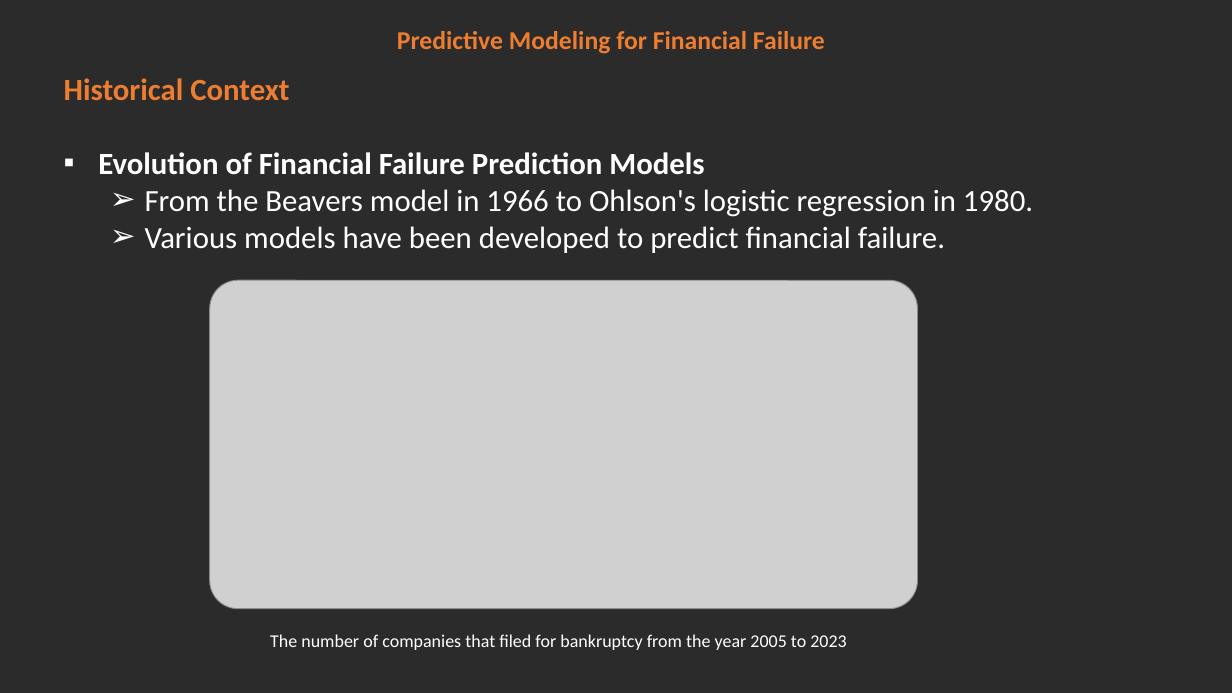
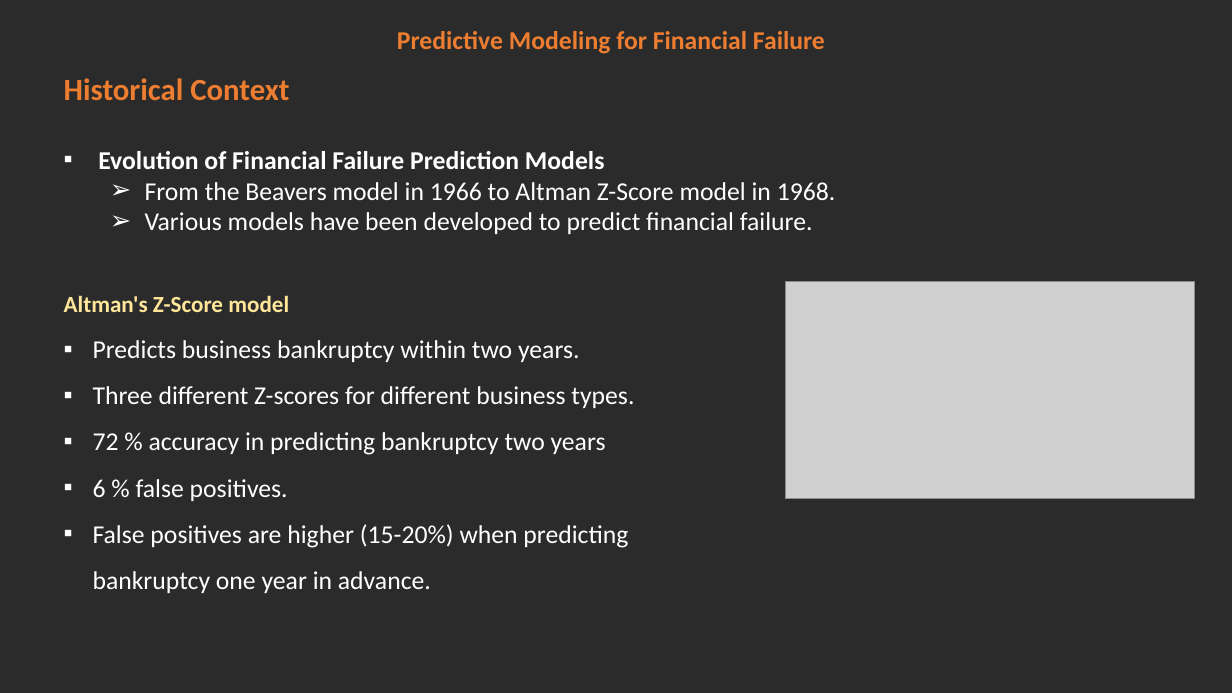
Before and after one commit to jash1112/Forecasting-bankrupt-companies-Project, a slide deck: slide 3 of Presentation.pptx. Drawn at 1232x693 pixels with LibreOffice and Linux fonts; fonts in the diff are those of the drawing; grey boxes stand for pictures; background and template pictures are left out; a plain dark background stands for a picture behind light text. Boxes give left, top, right and bottom in pixels: in the first picture for what was removed or moved away, otherwise in the second. Text is boxed around its words. In the diff, an @@ line names an element or a change of style, - is before the commit and + after.

```diff
--- a/Presentation.pptx
+++ b/Presentation.pptx
@@ text at box(98, 151, 813, 234): size 24 to 20 pt in "Evolution of Financial Failure Prediction Models", "Various models have been developed to predict ..." @@
@@ text at box(145, 182, 836, 200): text changed; size 24 to 20 pt @@
-  ➢ From the Beavers model in 1966 to Ohlson's logistic regression in 1980.
+  ➢ From the Beavers model in 1966 to Altman Z-Score model in 1968.
@@ text added at box(64, 295, 634, 593), 20 pt, text #FFFFFF @@
+Altman's Z-Score model
+▪ Predicts business bankruptcy within two years.
+▪ Three different Z-scores for different business types.
+▪ 72 % accuracy in predicting bankruptcy two years
+▪ 6 % false positives.
+▪ False positives are higher (15-20%) when predicting bankruptcy one year in advance.
@@ picture removed at box(210, 280, 918, 608) @@
@@ picture added at box(786, 282, 1195, 499) @@
@@ text removed at box(270, 634, 846, 650) @@
-The number of companies that filed for bankruptcy from the year 2005 to 2023
```
Also in this commit, not shown: 3 other slides changed, 1 slide added, 5 other files.
